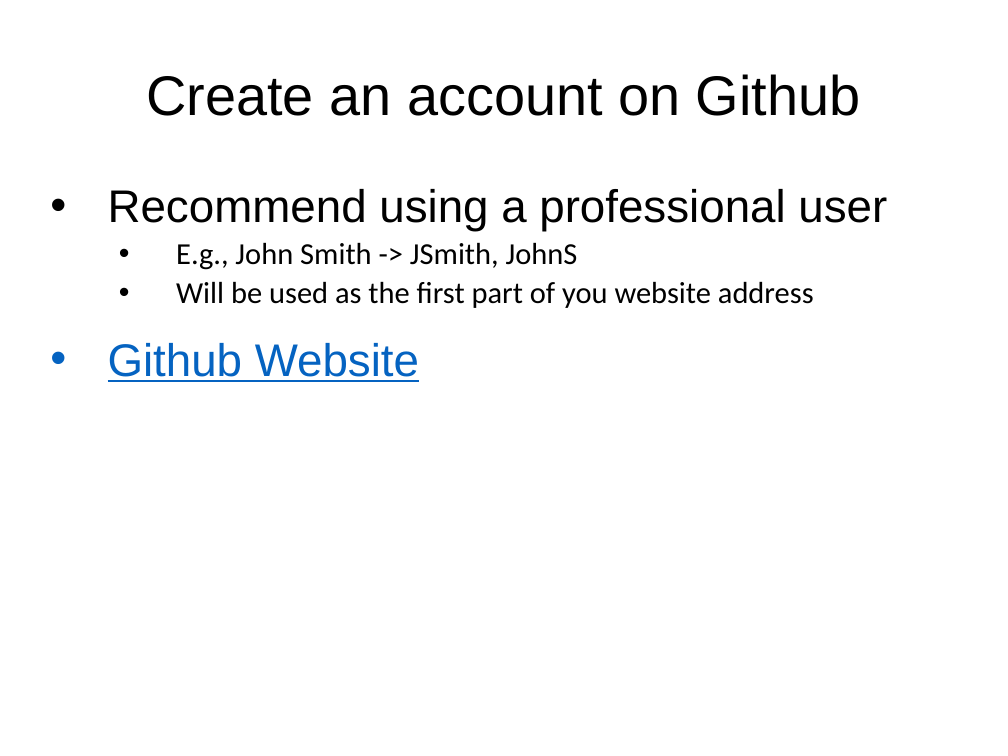
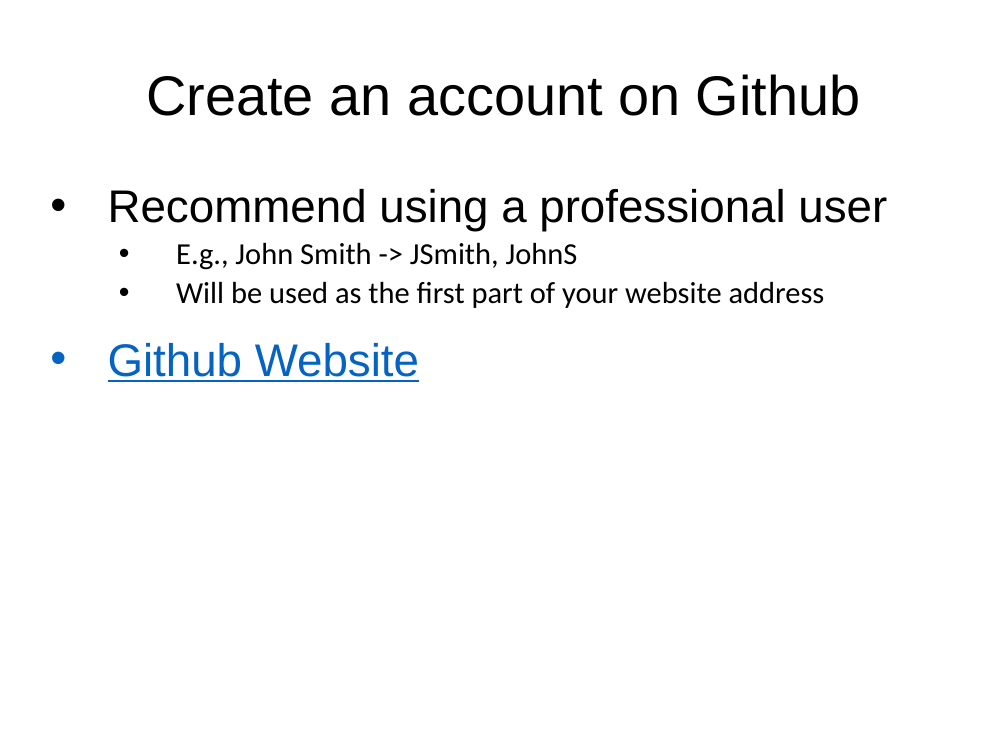
Before and after one commit to rachelplayer/isg-playground, a slide deck: slide 8 of git_workshop.pptx. Drawn at 1008x756 pixels with LibreOffice and Linux fonts; fonts in the diff are those of the drawing. Boxes give left, top, right and bottom in pixels: in the first picture for what was removed or moved away, otherwise in the second. Text is boxed around its words. In the diff, an @@ line names an element or a change of style, - is before the commit and + after.

Commit message:
fix a couple of typos

```diff
--- a/git_workshop.pptx
+++ b/git_workshop.pptx
@@ text at [176,281,825,308]: text changed @@
-  • Will be used as the first part of you website address
+  • Will be used as the first part of your website address
```
Also in this commit, not shown: 2 other slides changed.
